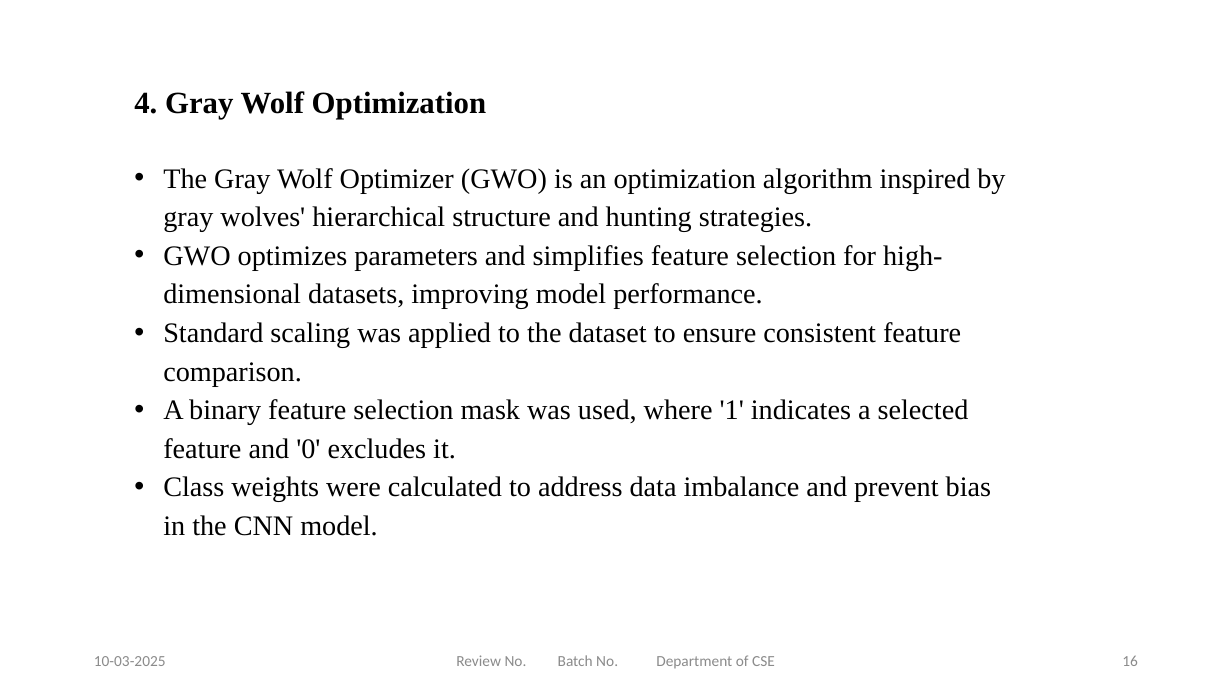
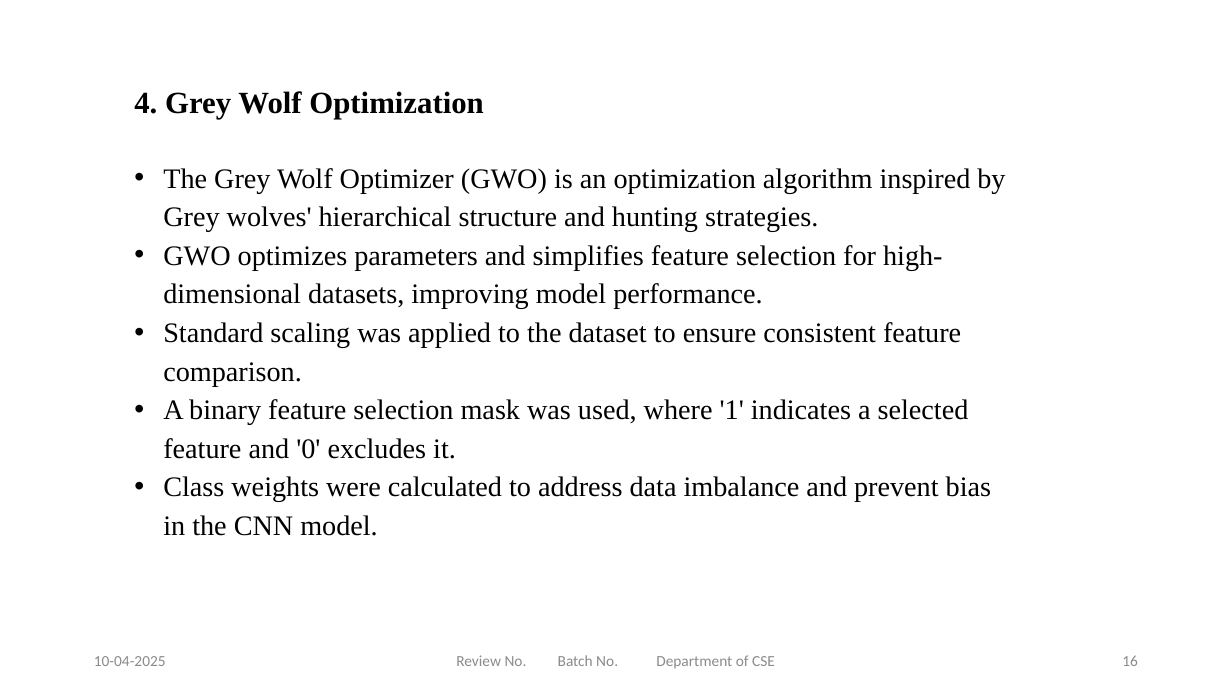
Before and after one commit to NEC-PROJECTS-2025/BG7, a slide deck: slide 16 of Documents/BG7 Presentation.pptx. Drawn at 1232x693 pixels with LibreOffice and Linux fonts; fonts in the diff are those of the drawing. Boxes give left, top, right and bottom in pixels: in the first picture for what was removed or moved away, otherwise in the second. Text is boxed around its words. In the diff, an @@ line names an element or a change of style, - is before the commit and + after.

```diff
--- a/Documents/BG7 Presentation.pptx
+++ b/Documents/BG7 Presentation.pptx
@@ text at [134,91,483,119]: text changed @@
-4. Gray Wolf Optimization
+4. Grey Wolf Optimization
@@ text at [163,168,1005,232]: text changed @@
-• The Gray Wolf Optimizer (GWO) is an optimization algorithm inspired by gray wolves' hierarchical structure and hunting strategies.
+• The Grey Wolf Optimizer (GWO) is an optimization algorithm inspired by Grey wolves' hierarchical structure and hunting strategies.
@@ text at [94,656,166,666]: text changed @@
-10-03-2025
+10-04-2025
```
Also in this commit, not shown: 30 other slides changed, 2 other files.
